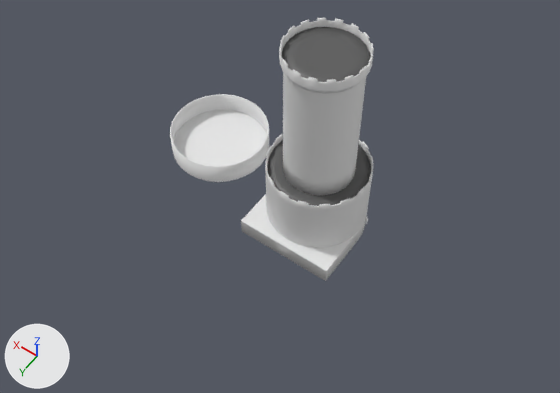
The Blender file Assets/Meshes/Blender Files/Tower.blend as it was, and as the next commit left it.
Both versions are drawn from a 50 mm lens placed at (-44.8, 74.3, 110.6), pointed at (0.2, 11.3, 11.6). The axes (+X, +Y, +Z) are drawn at lower left. The lights are the same throughout.

The first picture shows 'Walls', 'Walls.001'.
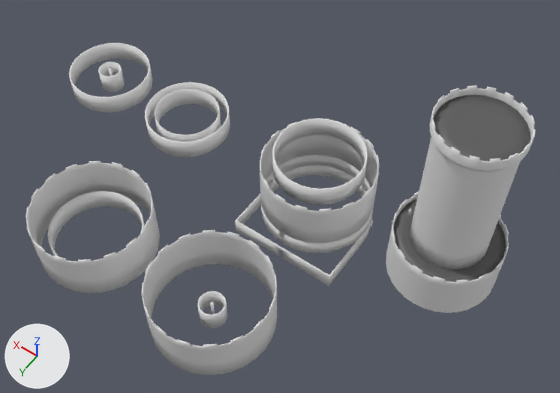
Commit message: tower development

Pixel boxes [x1, y1, x2, y2] of what changed, in the pictures (560 x 393 px):
'Walls', reshaped, moved (13% wider, 13% shorter)
    before: [241, 18, 374, 281]
    after: [386, 85, 536, 313]
'Ground Floor.001', added
    after: [141, 230, 277, 375]
'Ground Floor.002', added
    after: [26, 161, 160, 293]
'Walls.001', deleted
    before: [170, 94, 269, 182]
'Ground Floor', added
    after: [259, 122, 379, 243]
'Basement.002', added
    after: [273, 118, 367, 205]
'Basement.003', added
    after: [69, 43, 153, 112]
'Dungeon', added
    after: [235, 165, 372, 286]
'Basement.004', added
    after: [145, 82, 230, 157]
'Basement', added
    after: [261, 155, 373, 253]
'Basement.001', added
    after: [48, 191, 145, 256]
'Basement.005', added
    after: [154, 89, 221, 142]
'Basement.007', added
    after: [198, 291, 227, 328]
'Basement.008', added
    after: [98, 62, 124, 92]
part 1 of me_plane_001, deleted
    before: [241, 194, 368, 281]

Edits to the bpy script that builds the scene:
```text
Change me_plane_001:
    remove me_plane_001.from_pydata(...)  # 957 vertices, 821 faces, 32 loose edges; spans x -9.0..9.0, y -9.0..10.5, z -6.0..35.0
    add me_plane_001.from_pydata(...)  # 854 vertices, 718 faces, 32 loose edges; spans x -9.0..9.0, y -9.0..9.0, z 0.0..35.0
    me_plane_001 part 1
    103 vertices are removed from x -9.0..9.0, y -9.0..10.5, z -6.0..-0.6
    103 faces are deleted
Change ob_walls:
    ob_walls.location: (0.0, 0.0, 0.0) -> (-25.1, 0.0, 0.0)
Remove ob_walls_001:
    ob_walls_001 = bpy.data.objects.new('Walls.001', me_plane_002)
Add ob_basement_007:
    ob_basement_007 = bpy.data.objects.new('Basement.007', me_plane_021)  # 128 vertices, 64 faces; spans x -2.0..2.0, y -2.0..2.0, z 0.0..4.0; in mat_stonewall (white #e7e7e7); modifiers SOLIDIFY
    ob_basement_007.location = (0.0, 30.0, 0.0)
Add ob_basement_008:
    ob_basement_008 = bpy.data.objects.new('Basement.008', me_plane_021.copy())  # modifiers SOLIDIFY
    ob_basement_008.location = (50.0, 0.0, 0.0)
Add ob_basement_003:
    ob_basement_003 = bpy.data.objects.new('Basement.003', me_plane_018)  # 64 vertices, 32 faces; spans x -7.7..7.7, y -7.7..7.7, z 0.0..4.0; in mat_stonewall (white #e7e7e7); modifiers SOLIDIFY
    ob_basement_003.location = (50.0, 0.0, 0.0)
Add ob_basement_001:
    ob_basement_001 = bpy.data.objects.new('Basement.001', me_plane_018.copy())  # modifiers SOLIDIFY
    ob_basement_001.location = (25.0, 30.0, 0.0)
Add ob_ground_floor_002:
    ob_ground_floor_002 = bpy.data.objects.new('Ground Floor.002', me_plane_016)  # 160 vertices, 112 faces; spans x -10.0..10.0, y -10.0..10.0, z 0.0..9.5; in mat_stonewall (white #e7e7e7); modifiers SOLIDIFY
    ob_ground_floor_002.location = (25.0, 30.0, 0.0)
Add ob_ground_floor_001:
    ob_ground_floor_001 = bpy.data.objects.new('Ground Floor.001', me_plane_016.copy())  # modifiers SOLIDIFY
    ob_ground_floor_001.location = (0.0, 30.0, 0.0)
Add ob_basement_005:
    ob_basement_005 = bpy.data.objects.new('Basement.005', me_plane_018.copy())  # modifiers SOLIDIFY
    ob_basement_005.location = (30.0, 0.0, 0.0)
    ob_basement_005.scale = (0.775, 0.775, 1.0)
Add ob_basement_004:
    ob_basement_004 = bpy.data.objects.new('Basement.004', me_plane_018.copy())  # modifiers SOLIDIFY
    ob_basement_004.location = (30.0, 0.0, 0.0)
Add ob_basement_002:
    ob_basement_002 = bpy.data.objects.new('Basement.002', me_plane_018.copy())  # modifiers SOLIDIFY
    ob_basement_002.location = (0.0, 0.0, 8.0)
Add ob_ground_floor:
    ob_ground_floor = bpy.data.objects.new('Ground Floor', me_plane_016.copy())  # modifiers SOLIDIFY
    ob_ground_floor.location = (0.0, 0.0, 0.0)
Add ob_basement:
    ob_basement = bpy.data.objects.new('Basement', me_plane_004)  # 64 vertices, 32 faces; spans x -10.0..10.0, y -10.0..10.0, z 0.0..3.0; in mat_stonewall (white #e7e7e7); modifiers SOLIDIFY
    ob_basement.location = (0.0, 0.0, -3.0)
Add ob_dungeon:
    ob_dungeon = bpy.data.objects.new('Dungeon', me_plane_003)  # 50 vertices, 25 faces; spans x -10.0..10.0, y -10.0..11.0, z 0.0..3.0; in mat_stonewall (white #e7e7e7); modifiers SOLIDIFY
    ob_dungeon.location = (0.0, 0.0, -6.0)
```
